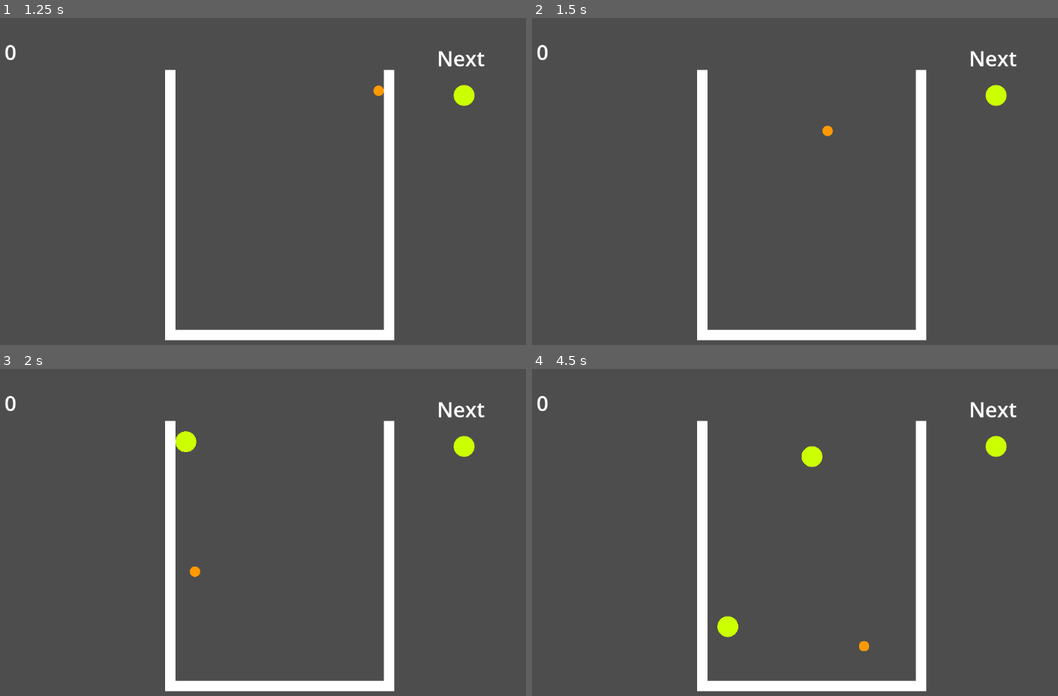
Above: before the commit, frames 1-4 (two rows, left to right).
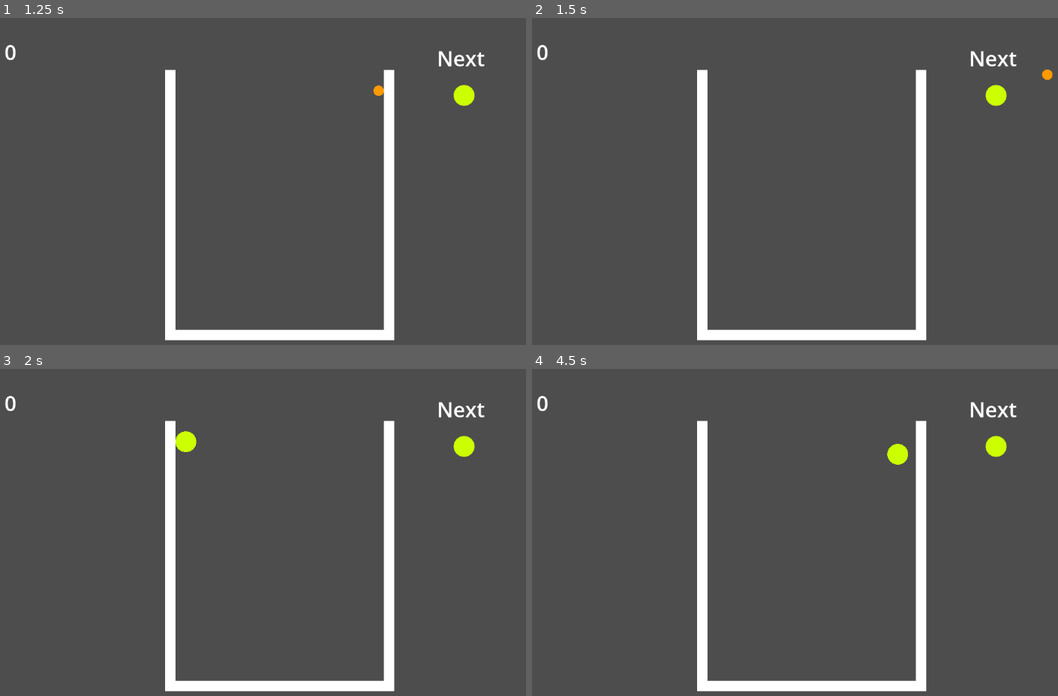
Above: after the commit, the same moments.

Repository: jpns3334444/planet-merge-game
Game: Godot game, scene res://main.tscn
Two runs of this game, one before a commit and one after it. Both use one fixed random seed, a clock stepped at 60 frames per second and the inputs below.
Inputs (mouse positions are in pixels of both pictures, inside the frame that each line leads up to):
- Up to frame 1 (1.25 s): tap Enter at 0.5 s; move the mouse to (399, 168) at 0.52 s; press the mouse at (399, 168) at 0.53 s
- Up to frame 2 (1.5 s): tap Space at 1.25 s; move the mouse to (679, 204) at 1.27 s; release the mouse at (679, 204) at 1.28 s; click (679, 204) at 1.35 s
- Up to frame 3 (2 s): no input
- Up to frame 4 (4.5 s): move the mouse to (858, 463) at 2.02 s; press the mouse at (858, 463) at 2.03 s; move the mouse to (768, 604) at 2.77 s; release the mouse at (768, 604) at 2.78 s; click (768, 604) at 2.85 s; move the mouse to (979, 588) at 3.52 s; press the mouse at (979, 588) at 3.53 s; move the mouse to (621, 486) at 4.27 s; release the mouse at (621, 486) at 4.28 s; click (621, 486) at 4.35 s

Frame 1 is identical in both runs. In frame 2, 0.1% of the frame differs, in the area x 55-100%, y 15-37%; in frame 3, less than 0.1%; in frame 4, 0.7%, in the area x 35-72%, y 22-87%.

Commit message:
Enhance planet launching mechanics by incorporating mass compensation into the launch impulse calculation. Update planet mass initialization and streamline gravity force application in the physics process for improved interactions.

Diff:
--- a/main.gd
+++ b/main.gd
@@ -85,8 +85,10 @@
 func launch_planet():
 	current_planet.enable_physics()
 	var mouse_pos = get_global_mouse_position()
-	var direction = (mouse_pos - current_planet.global_position).normalized()
-	current_planet.apply_central_impulse(direction * launch_power)
+	var pull_vector = charge_start_mouse_pos - mouse_pos
+	var direction = pull_vector.normalized()
+	var mass_compensation = sqrt(current_planet.mass) * 2
+	current_planet.apply_central_impulse(direction * launch_power * mass_compensation)
 
 func update_launch_preview():
 	var mouse_pos = get_global_mouse_position()
--- a/planet.gd
+++ b/planet.gd
@@ -17,6 +17,7 @@
 func _ready():
 	collision_shape_2d.shape.radius = size * 10
 	gravity_shape.shape.radius = size * 30
+	mass = size * size * 2.0
 	body_entered.connect(handle_collision)
 	gravity_field.body_entered.connect(_on_gravity_body_entered)
 	gravity_field.body_exited.connect(_on_gravity_body_exited)
@@ -31,15 +32,14 @@
 func _physics_process(delta):
 	for body in bodies_in_gravity_field:
 		if is_instance_valid(body):
-			if body.size < size:
-				var direction = global_position - body.global_position
-				var distance = direction.length()
+			var direction = global_position - body.global_position
+			var distance = direction.length()
 
-				if distance > 20:
-					var force_magnitude = (gravity_strength * body.mass) / (distance * distance)
-					var force = direction.normalized() * force_magnitude * 5000
+			if distance > 20:
+				var force_magnitude = (gravity_strength * body.mass) / (distance * distance)
+				var force = direction.normalized() * force_magnitude * 5000
 
-					body.apply_central_force(force)
+				body.apply_central_force(force)
 
 
 
